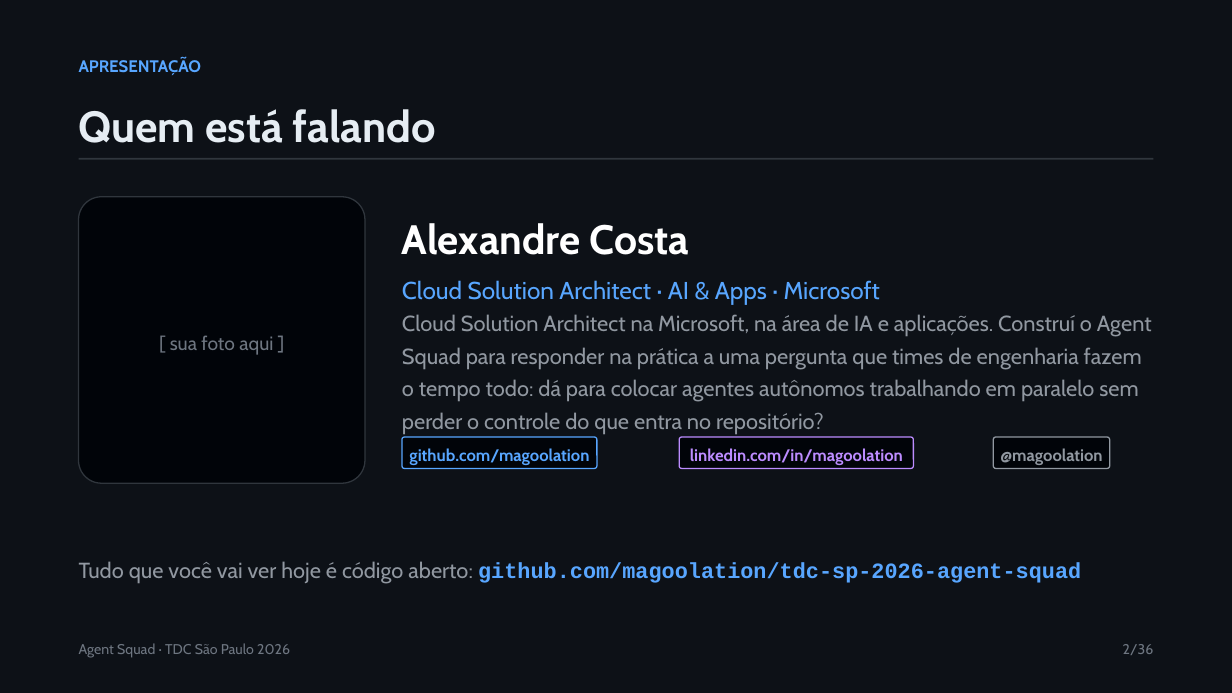
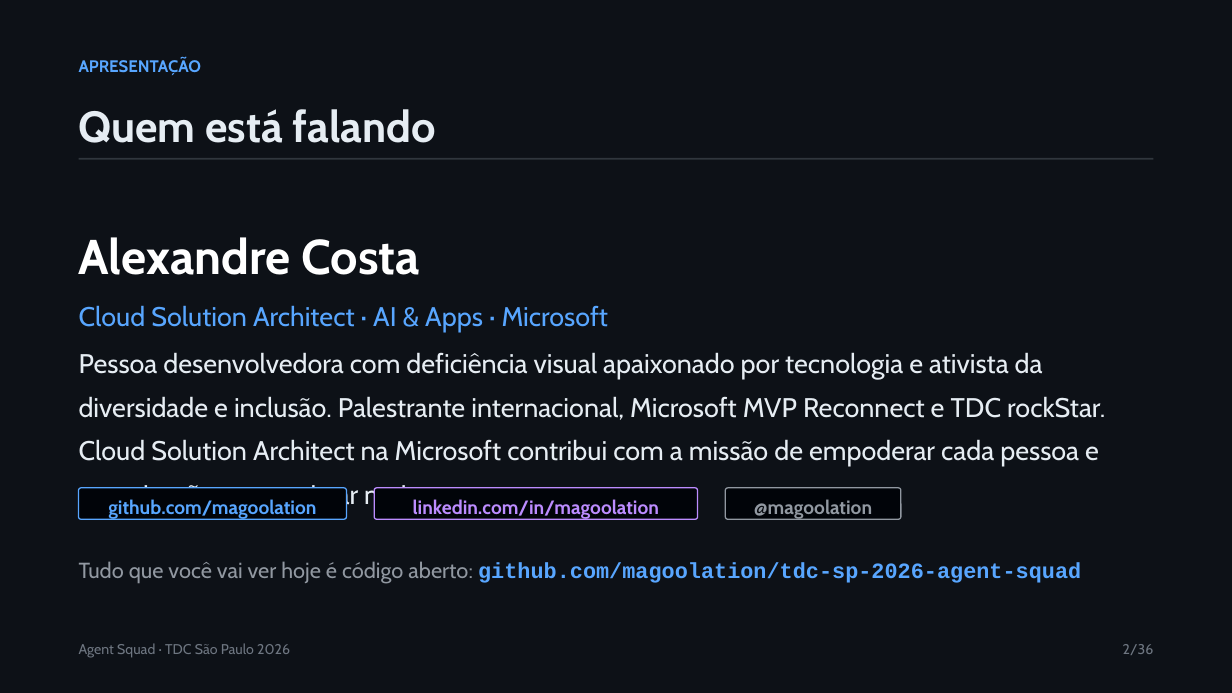
Before and after one commit to magoolation/tdc-sp-2026-agent-squad, a slide deck: slide 2 of docs/apresentacao/Agent-Squad-TDC-SP-2026.pptx. Drawn at 1232x693 pixels with LibreOffice and Linux fonts; fonts in the diff are those of the drawing. Boxes give left, top, right and bottom in pixels: in the first picture for what was removed or moved away, otherwise in the second. Text is boxed around its words. In the diff, an @@ line names an element or a change of style, - is before the commit and + after.

```diff
--- a/docs/apresentacao/Agent-Squad-TDC-SP-2026.pptx
+++ b/docs/apresentacao/Agent-Squad-TDC-SP-2026.pptx
@@ rounded rectangle removed at box(79, 197, 365, 483) @@
-[ sua foto aqui ]
@@ text "Alexandre Costa": place and size @@
-text "Alexandre Costa" at box(402, 223, 880, 305)
+text "Alexandre Costa" at box(79, 237, 609, 333)
@@ text "Alexandre Costa" at box(79, 237, 609, 333): size 32 to 38 pt in "Alexandre Costa"; size 19 to 21 pt in "Cloud Solution Architect · AI & Apps ..."; more space between paragraphs @@
@@ text removed at box(402, 314, 1152, 434) @@
-Cloud Solution Architect na Microsoft, na área de IA e aplicações. Construí o Agent Squad para responder na prática a uma pergunta que times de engenharia fazem o tempo todo: dá para colocar agentes autônomos trabalhando em paralelo sem perder o controle do que entra no repositório?
@@ text added at box(79, 352, 1105, 467), 21 pt, text #E6EDF3 @@
+Pessoa desenvolvedora com deficiência visual apaixonado por tecnologia e ativista da diversidade e inclusão. Palestrante internacional, Microsoft MVP Reconnect e TDC rockStar. Cloud Solution Architect na Microsoft contribui com a missão de empoderar cada pessoa e organização a conquistar mais.
@@ rounded rectangle "github.com/magoolation": place and size @@
-rounded rectangle "github.com/magoolation" at box(402, 437, 597, 469)
+rounded rectangle "github.com/magoolation" at box(79, 488, 347, 519)
@@ rounded rectangle "linkedin.com/in/magoolation": place and size @@
-rounded rectangle "linkedin.com/in/magoolation" at box(679, 437, 914, 469)
+rounded rectangle "linkedin.com/in/magoolation" at box(374, 488, 698, 519)
@@ size 13 to 15 pt in 3 elements at box(79, 488, 347, 519), box(374, 488, 698, 519), box(726, 488, 901, 519) @@
@@ rounded rectangle "@magoolation": place and size @@
-rounded rectangle "@magoolation" at box(994, 437, 1110, 469)
+rounded rectangle "@magoolation" at box(726, 488, 901, 519)
```
Also in this commit, not shown: 3 other files.
